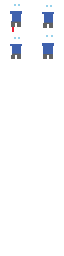
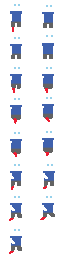
Before/after of a w=64, h=256 layered artwork. What changed in the layer stack:
added layer "PlayerRun11" above "PlayerRun10" over [9, 229, 22, 254]
added layer "PlayerRun10" above "PlayerRun09" over [40, 196, 55, 220]
added layer "PlayerRun09" above "PlayerRun08" over [9, 196, 22, 221]
added layer "PlayerRun08" above "PlayerRun07" over [43, 164, 55, 189]
added layer "PlayerRun07" above "PlayerRun06" over [10, 164, 22, 190]
added layer "PlayerRun06" above "PlayerRun05" over [42, 131, 54, 156]
added layer "PlayerRun05" above "PlayerRun04" over [10, 132, 22, 157]
added layer "PlayerRun04" above "PlayerRun03" over [42, 97, 54, 122]
added layer "PlayerRun03" above "PlayerRun02" over [10, 98, 22, 124]
added layer "PlayerRun02" above "PlayerRun01" over [42, 67, 54, 93]
added layer "PlayerRun01" over [10, 67, 22, 93]
